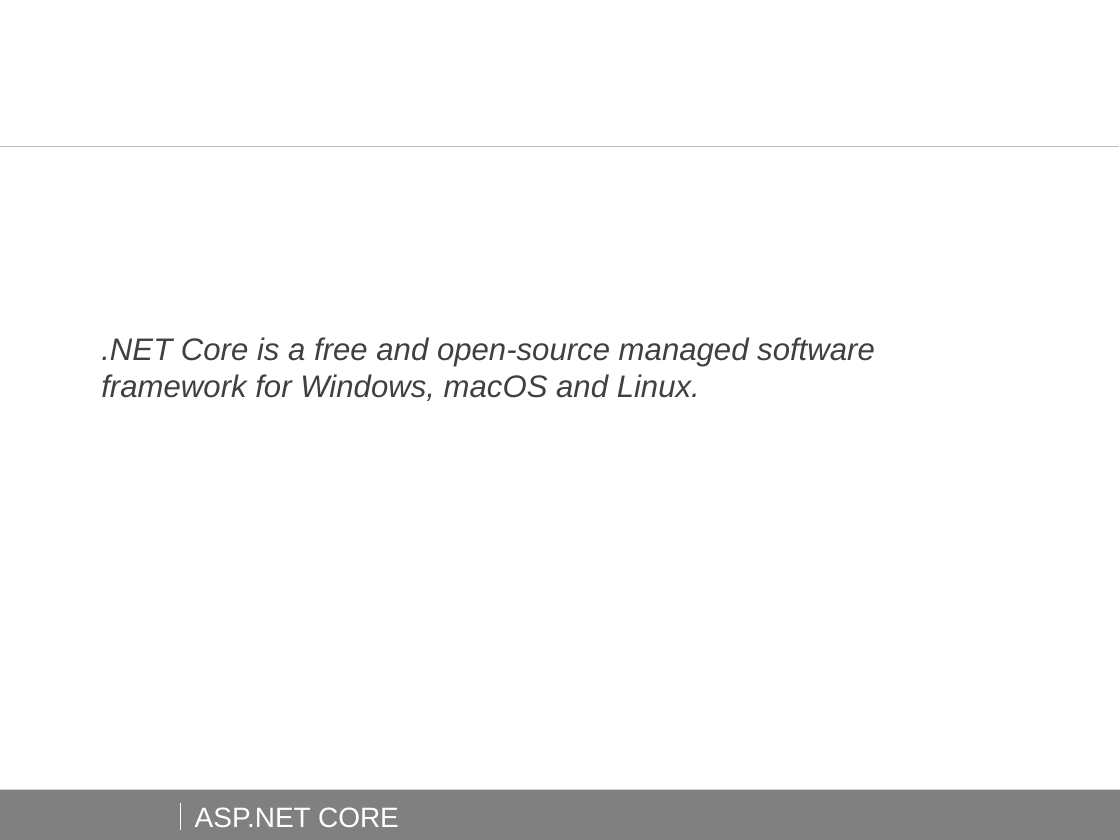
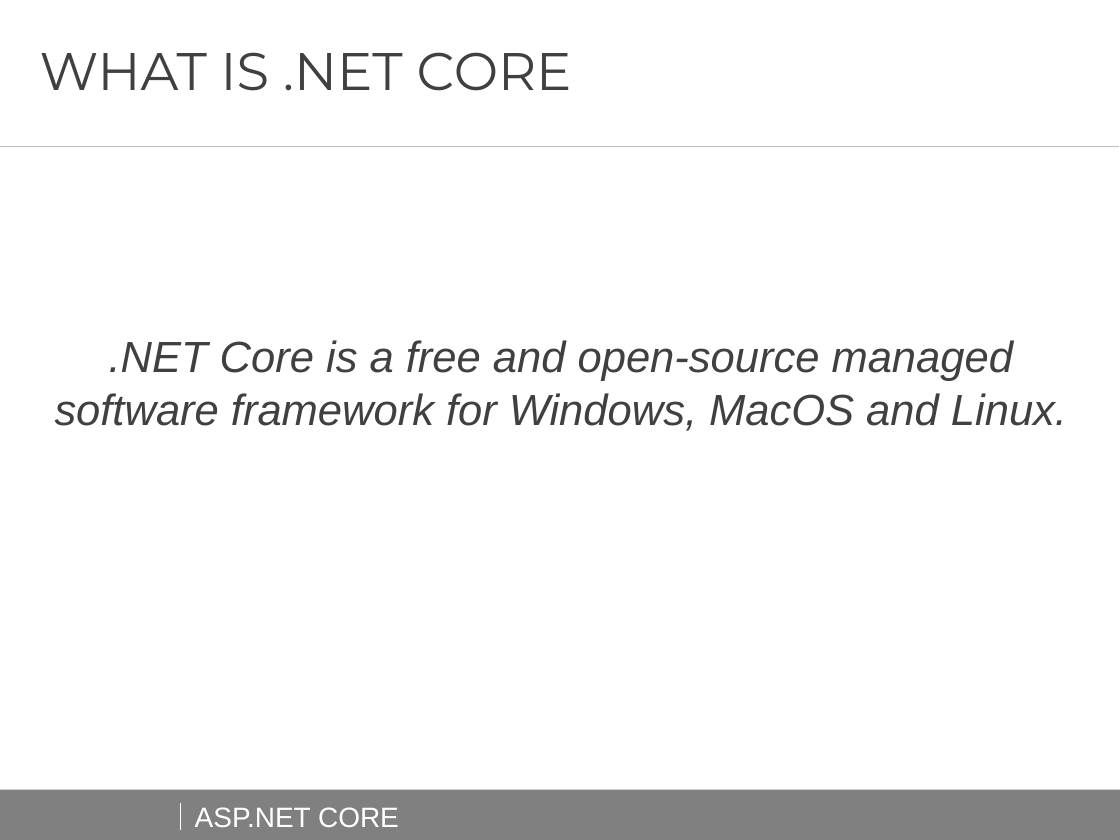
Before and after one commit to AndreiShenets/ASP.NET-Lectures, a slide deck: slide 6 of docs/ASP.NET CORE - iTechArt 2018.pptx (slide 7 before the commit). Drawn at 1120x840 pixels with LibreOffice and Linux fonts; fonts in the diff are those of the drawing; background and template pictures are left out. Boxes give left, top, right and bottom in pixels: in the first picture for what was removed or moved away, otherwise in the second. Text is boxed around its words. In the diff, an @@ line names an element or a change of style, - is before the commit and + after.

Commit message:
Updating lectures

```diff
--- a/docs/ASP.NET CORE - iTechArt 2018.pptx
+++ b/docs/ASP.NET CORE - iTechArt 2018.pptx
@@ title added at [40, 52, 572, 91], 34 pt, text #404040 @@
+WHAT IS .NET CORE
@@ text at [55, 340, 1067, 431]: text changed; size 20 to 28 pt @@
-.NET Core is a free and open-source managed software framework for Windows, macOS and Linux.
+.NET Core is a free and open-source managed software framework for Windows, MacOS and Linux.
```
Also in this commit, not shown: 3 other slides changed, 9 slides added, 3 slides removed, 2 other files.
